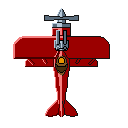
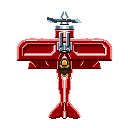
Layers edited between the first and the second (128, 128) image:
removed layer "Layer 5" over box(14, 22, 70, 117)
removed layer "Layer 4" over box(13, 8, 63, 117)
added group "skrew_5" with 3 layers above "skrew_4" over box(47, 17, 82, 23)
added layer "highlights" (1st of 6, in "skrew_5") in group "skrew_5" over box(47, 17, 82, 23)
added layer "halfshadows" (1st of 6, in "skrew_5") in group "skrew_5" over box(47, 17, 78, 23)
added layer "lights" (1st of 6, in "skrew_5") in group "skrew_5" over box(47, 17, 82, 23)
added group "body" with 4 layers above "color" over box(16, 10, 113, 119)
added layer "highlights" (6th of 6, in "body") in group "body" over box(16, 10, 113, 118)
added layer "shadows" in group "body" over box(17, 24, 112, 119)
added layer "halfshadows" (6th of 6, in "body") in group "body" over box(24, 45, 105, 68)
added layer "lights" (6th of 6, in "body") in group "body" over box(16, 10, 113, 119)
renamed "Layer 3" to "color", painted on it over box(14, 9, 112, 118)
renamed "Layer 2" to "line", painted on it over box(13, 8, 113, 119)
hid "Background", painted on it over box(13, 8, 113, 119)
